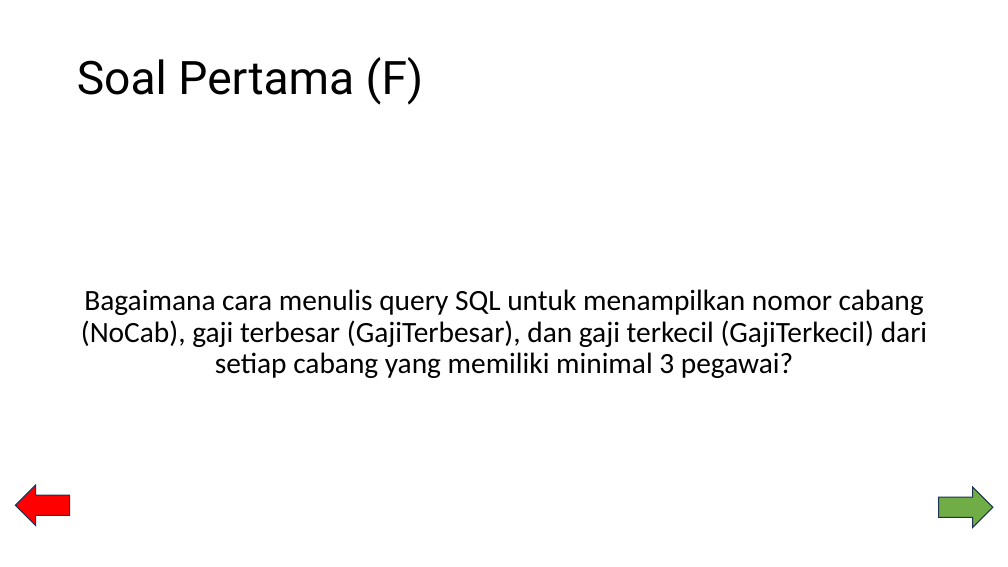
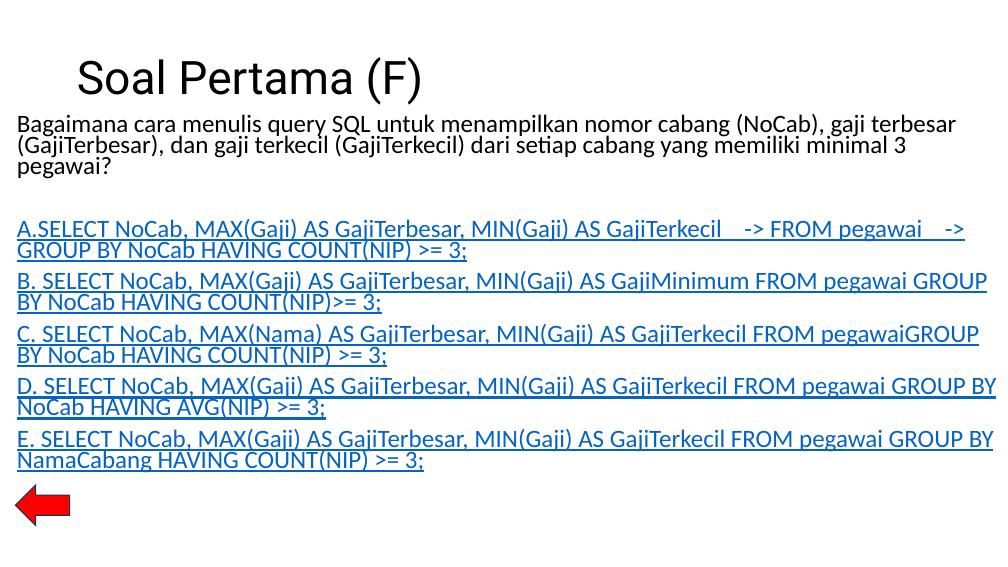
Before and after one commit to clementhermawan/BASIS-DATA, a slide deck: slide 34 of PermainanTikTakTu.pptx (slide 25 before the commit). Drawn at 1008x567 pixels with LibreOffice and Linux fonts; fonts in the diff are those of the drawing. Boxes give left, top, right and bottom in pixels: in the first picture for what was removed or moved away, otherwise in the second. Text is boxed around its words. In the diff, an @@ line names an element or a change of style, - is before the commit and + after.

```diff
--- a/PermainanTikTakTu.pptx
+++ b/PermainanTikTakTu.pptx
@@ text "Bagaimana cara menulis query SQL ...": place and size @@
-text "Bagaimana cara menulis query SQL ..." at <box>81,289,927,378</box>
+text "Bagaimana cara menulis query SQL ..." at <box>17,114,996,473</box>
@@ text at <box>17,114,956,179</box>: size 28 to 23.8 pt in "Bagaimana cara menulis query SQL untuk menampilkan ..."; alignment centre to left; line spacing 0.9 to 0.7 @@
@@ text at <box>17,219,996,473</box>: paragraphs added @@
+A.SELECT NoCab, MAX(Gaji) AS GajiTerbesar, MIN(Gaji) AS GajiTerkecil -> FROM pegawai -> GROUP BY NoCab HAVING COUNT(NIP) >= 3;
+B. SELECT NoCab, MAX(Gaji) AS GajiTerbesar, MIN(Gaji) AS GajiMinimum FROM pegawai GROUP BY NoCab HAVING COUNT(NIP)>= 3;
+C. SELECT NoCab, MAX(Nama) AS GajiTerbesar, MIN(Gaji) AS GajiTerkecil FROM pegawaiGROUP BY NoCab HAVING COUNT(NIP) >= 3;
+D. SELECT NoCab, MAX(Gaji) AS GajiTerbesar, MIN(Gaji) AS GajiTerkecil FROM pegawai GROUP BY NoCab HAVING AVG(NIP) >= 3;
+E. SELECT NoCab, MAX(Gaji) AS GajiTerbesar, MIN(Gaji) AS GajiTerkecil FROM pegawai GROUP BY NamaCabang HAVING COUNT(NIP) >= 3;
@@ right arrow removed at <box>939,487,994,528</box> @@
```
Also in this commit, not shown: 16 other slides changed, 9 slides added.
